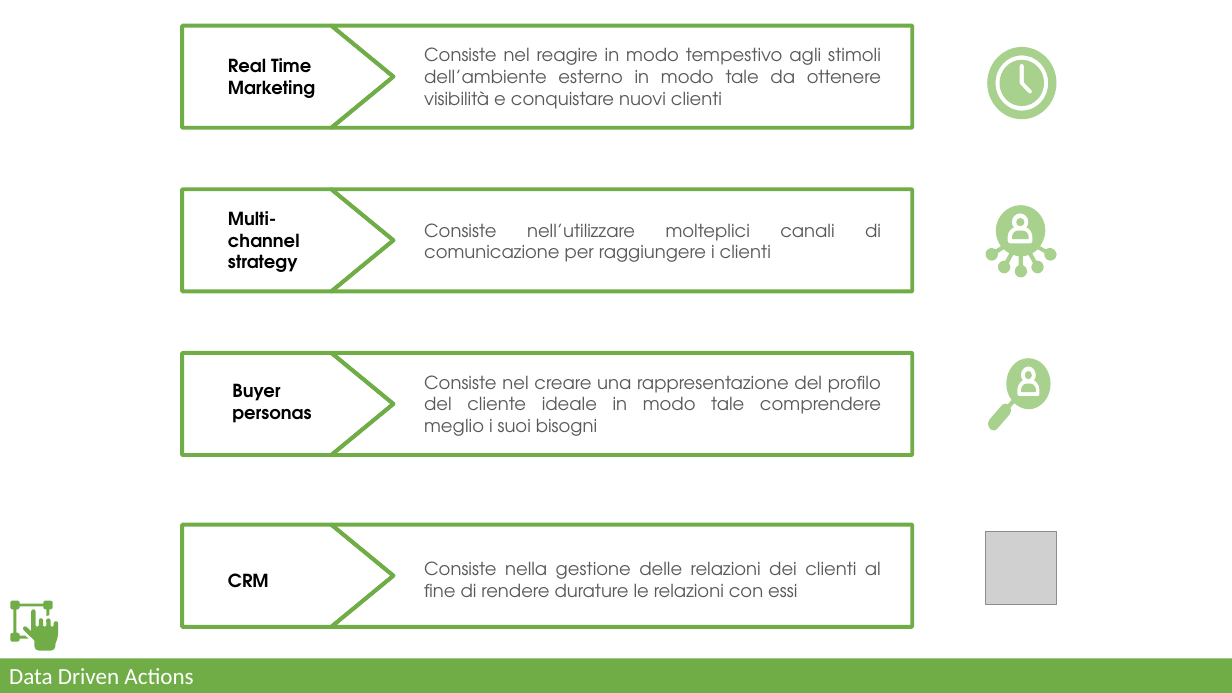
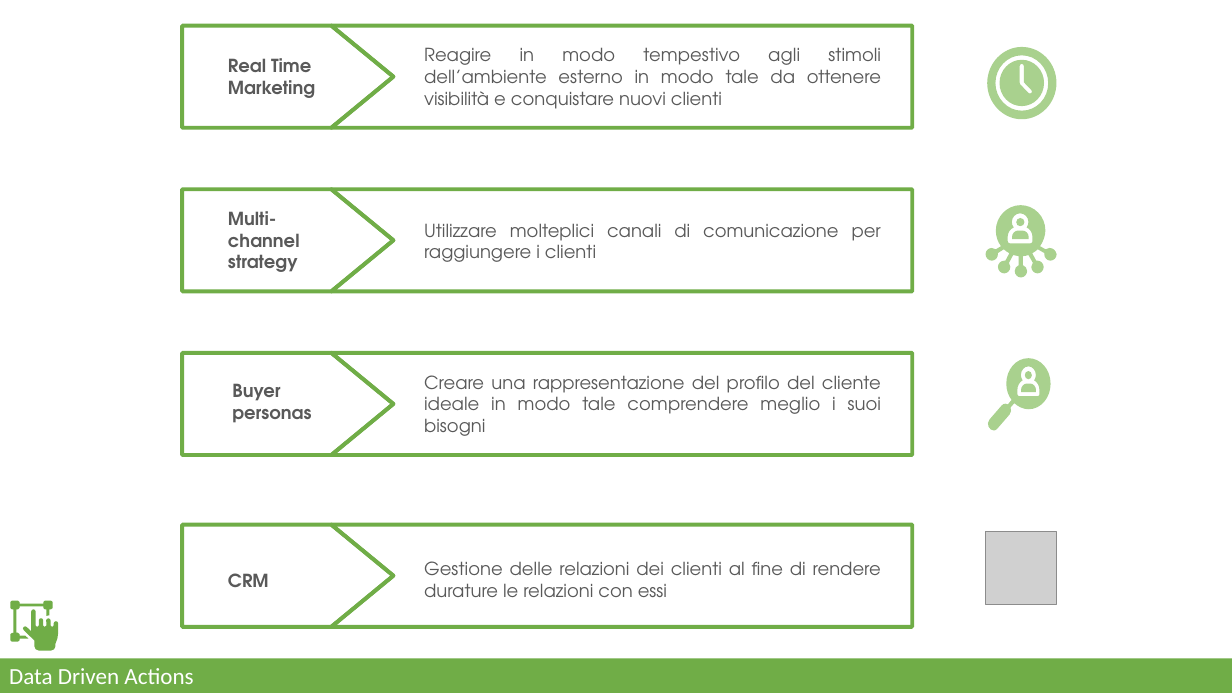
Before and after one commit to lorenzlorg/Digital-Marketing-Data-Science-Lab-Project, a slide deck: slide 12 of Presentazione_digital_marketing.pptx. Drawn at 1232x693 pixels with LibreOffice and Linux fonts; fonts in the diff are those of the drawing; grey boxes stand for pictures. Boxes give left, top, right and bottom in pixels: in the first picture for what was removed or moved away, otherwise in the second. Text is boxed around its words. In the diff, an @@ line names an element or a change of style, - is before the commit and + after.

```diff
--- a/Presentazione_digital_marketing.pptx
+++ b/Presentazione_digital_marketing.pptx
@@ text at (424, 47, 881, 109): text changed @@
-Consiste nel reagire in modo tempestivo agli stimoli dell’ambiente esterno in modo tale da ottenere visibilità e conquistare nuovi clienti
+Reagire in modo tempestivo agli stimoli dell’ambiente esterno in modo tale da ottenere visibilità e conquistare nuovi clienti
@@ text at (424, 223, 881, 262): text changed @@
-Consiste nell’utilizzare molteplici canali di comunicazione per raggiungere i clienti
+Utilizzare molteplici canali di comunicazione per raggiungere i clienti
@@ text at (424, 375, 881, 436): text changed @@
-Consiste nel creare una rappresentazione del profilo del cliente ideale in modo tale comprendere meglio i suoi bisogni
+Creare una rappresentazione del profilo del cliente ideale in modo tale comprendere meglio i suoi bisogni
@@ text colour #000000 to #595959 in 4 elements at (228, 58, 315, 98), (228, 211, 300, 272), (232, 383, 311, 423), (228, 573, 269, 587) @@
@@ text at (424, 561, 881, 597): text changed @@
-Consiste nella gestione delle relazioni dei clienti al fine di rendere durature le relazioni con essi
+Gestione delle relazioni dei clienti al fine di rendere durature le relazioni con essi
```
Also in this commit, not shown: 6 other slides changed, 7 other files.
